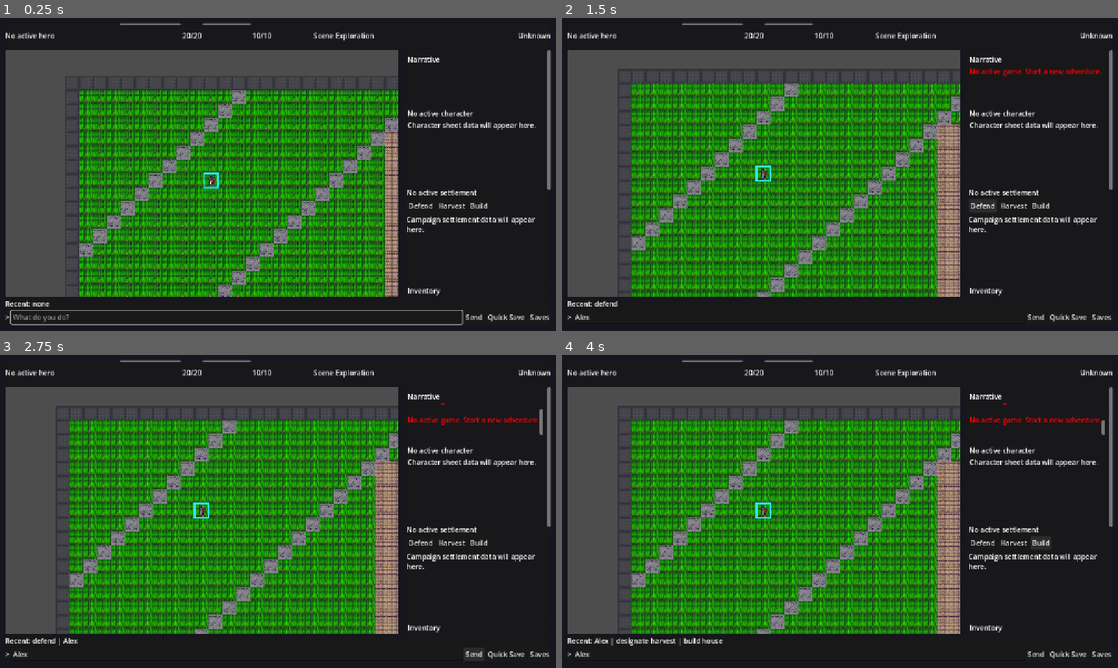
Above: before the commit, frames 1-4 (two rows, left to right).
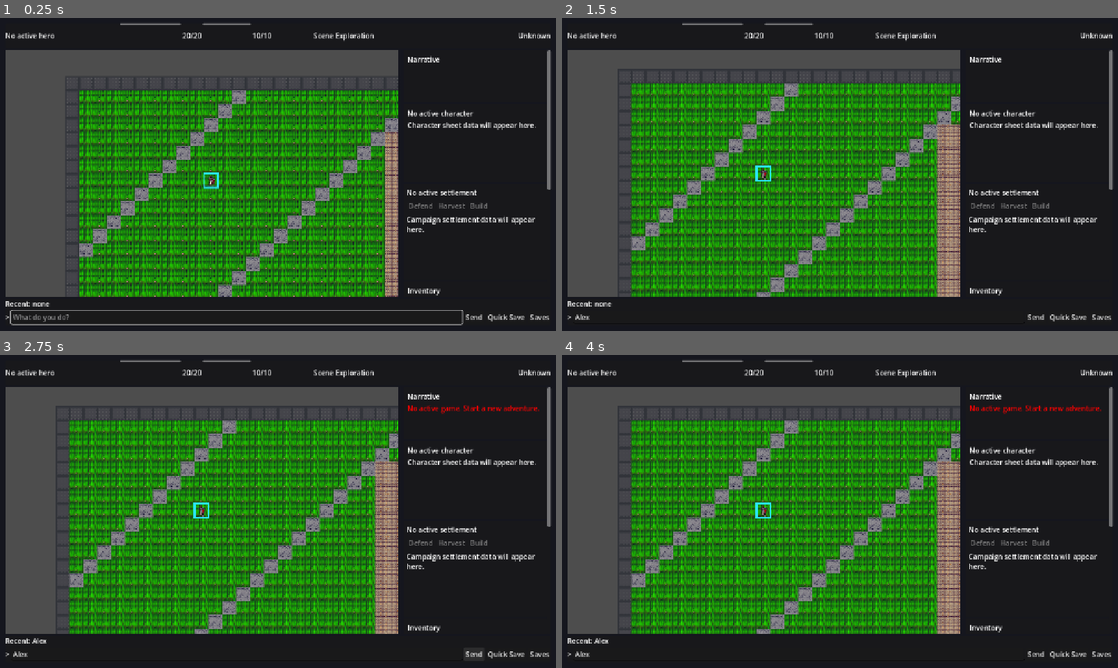
Above: after the commit, the same moments.

Repository: msbel5/ember-rpg
Game: Godot game, scene res://scenes/game_session.tscn
Two runs of this game, one before a commit and one after it. Both use one fixed random seed, a clock stepped at 60 frames per second and the inputs below. This scene is started directly instead of the project's main scene.
Inputs (mouse positions are in pixels of both pictures, inside the frame that each line leads up to):
- Up to frame 1 (0.25 s): no input
- Up to frame 2 (1.5 s): click (801, 318) at 0.52 s; type "Alex" at 0.6 s; click (984, 205) at 1.25 s, where only the run before the commit has a clickable "Defend"
- Up to frame 3 (2.75 s): click "Send" at 2 s
- Up to frame 4 (4 s): click (1012, 542) at 2.75 s, where only the run before the commit has a clickable "Harvest"; click (1040, 542) at 3.5 s, where only the run before the commit has a clickable "Build"

The runs differ from the first frame. In frame 1, 0.1% of the frame differs, in the area x 73-88%, y 59-61%; in frame 2, 0.4%; in frame 3, 0.8%; in frame 4, 0.9%, in the area x 8-98%, y 15-93%.

Commit message:
Improve Godot panel interactivity

Diff:
--- a/godot-client/scenes/game_session.gd
+++ b/godot-client/scenes/game_session.gd
@@ -7,6 +7,7 @@
 
 @onready var world_view: SubViewportContainer = $MainMargin/MainVBox/ContentSplit/WorldPane/WorldViewportContainer
 @onready var narrative_panel = $MainMargin/MainVBox/ContentSplit/Sidebar/SidebarContent/NarrativePanel
+@onready var inventory_panel = $MainMargin/MainVBox/ContentSplit/Sidebar/SidebarContent/InventoryPanel
 @onready var settlement_panel = $MainMargin/MainVBox/ContentSplit/Sidebar/SidebarContent/SettlementPanel
 @onready var command_bar = $MainMargin/MainVBox/CommandBar
 @onready var quest_panel = $MainMargin/MainVBox/ContentSplit/Sidebar/SidebarContent/QuestPanel
@@ -22,6 +23,7 @@
 	command_bar.quick_save_requested.connect(_on_quick_save_requested)
 	command_bar.saves_requested.connect(_open_save_load_panel)
 	world_view.command_requested.connect(_on_world_command_requested)
+	inventory_panel.command_requested.connect(_submit_action)
 	settlement_panel.command_requested.connect(_submit_action)
 	quest_panel.command_requested.connect(_submit_action)
 	combat_panel.command_requested.connect(_submit_action)
--- a/godot-client/scripts/ui/inventory_panel.gd
+++ b/godot-client/scripts/ui/inventory_panel.gd
@@ -1,5 +1,7 @@
 extends PanelContainer
 class_name InventoryPanelWidget
+
+signal command_requested(command_text: String)
 
 @onready var gold_label: Label = $InventoryMargin/InventoryVBox/GoldLabel
 @onready var summary_label: Label = $InventoryMargin/InventoryVBox/SummaryLabel
@@ -35,11 +37,11 @@
 
 	for entry in inventory:
 		var item_name = str(entry.get("name", entry)) if entry is Dictionary else str(entry)
-		var slot = PanelContainer.new()
+		var slot = Button.new()
 		slot.custom_minimum_size = Vector2(84, 28)
-		var label = Label.new()
-		label.text = item_name
-		label.horizontal_alignment = HORIZONTAL_ALIGNMENT_CENTER
-		label.vertical_alignment = VERTICAL_ALIGNMENT_CENTER
-		slot.add_child(label)
+		slot.text = item_name
+		slot.tooltip_text = "Examine %s" % item_name
+		slot.pressed.connect(func() -> void:
+			command_requested.emit("examine %s" % item_name.to_lower())
+		)
 		item_grid.add_child(slot)
--- a/godot-client/scripts/ui/settlement_panel.gd
+++ b/godot-client/scripts/ui/settlement_panel.gd
@@ -29,9 +29,10 @@
 
 func set_waiting(waiting: bool) -> void:
 	_is_waiting = waiting
-	defend_button.disabled = waiting
-	harvest_button.disabled = waiting
-	build_button.disabled = waiting
+	var disable_actions = waiting or GameState.settlement_state.is_empty()
+	defend_button.disabled = disable_actions
+	harvest_button.disabled = disable_actions
+	build_button.disabled = disable_actions
 
 
 func _on_settlement_updated(_settlement: Dictionary) -> void:
--- a/godot-client/tests/run_headless_tests.gd
+++ b/godot-client/tests/run_headless_tests.gd
@@ -445,6 +445,8 @@
 	var session_instance = session_scene.instantiate()
 	root.add_child(session_instance)
 	await process_frame
+	var initial_defend_button = session_instance.get_node("MainMargin/MainVBox/ContentSplit/Sidebar/SidebarContent/SettlementPanel/SettlementMargin/SettlementVBox/QuickActions/DefendButton")
+	_assert_true(initial_defend_button.disabled, "Settlement quick actions stay disabled until settlement data is available")
 
 	game_state.update_from_response({
 		"player": {
@@ -489,6 +491,8 @@
 
 	var inventory_grid = session_instance.get_node("MainMargin/MainVBox/ContentSplit/Sidebar/SidebarContent/InventoryPanel/InventoryMargin/InventoryVBox/ItemGrid")
 	_assert_true(inventory_grid.get_child_count() >= 2, "Inventory panel populates grid items")
+	var inventory_button = inventory_grid.get_child(0)
+	_assert_true(inventory_button is Button, "Inventory entries render as clickable buttons")
 
 	var minimap_texture = session_instance.get_node("MainMargin/MainVBox/ContentSplit/Sidebar/SidebarContent/MinimapPanel/MinimapMargin/MinimapVBox/MapTexture")
 	_assert_true(minimap_texture.texture != null, "Minimap panel renders a texture from map data")
@@ -500,9 +504,12 @@
 	_assert_true(character_panel.text.contains("MIG"), "Character panel renders visible stat lines")
 
 	var command_bar = session_instance.get_node("MainMargin/MainVBox/CommandBar")
+	inventory_button.pressed.emit()
+	await process_frame
+	var history_label = session_instance.get_node("MainMargin/MainVBox/CommandBar/CommandVBox/HistoryLabel")
+	_assert_true(history_label.text.contains("examine bread"), "Inventory buttons route commands through the command bar")
 	command_bar.submit_command("inventory")
 	await process_frame
-	var history_label = session_instance.get_node("MainMargin/MainVBox/CommandBar/CommandVBox/HistoryLabel")
 	_assert_true(history_label.text.contains("inventory"), "Command bar tracks recent commands")
 	command_bar.remember_command("move to 7,4")
 	await process_frame
